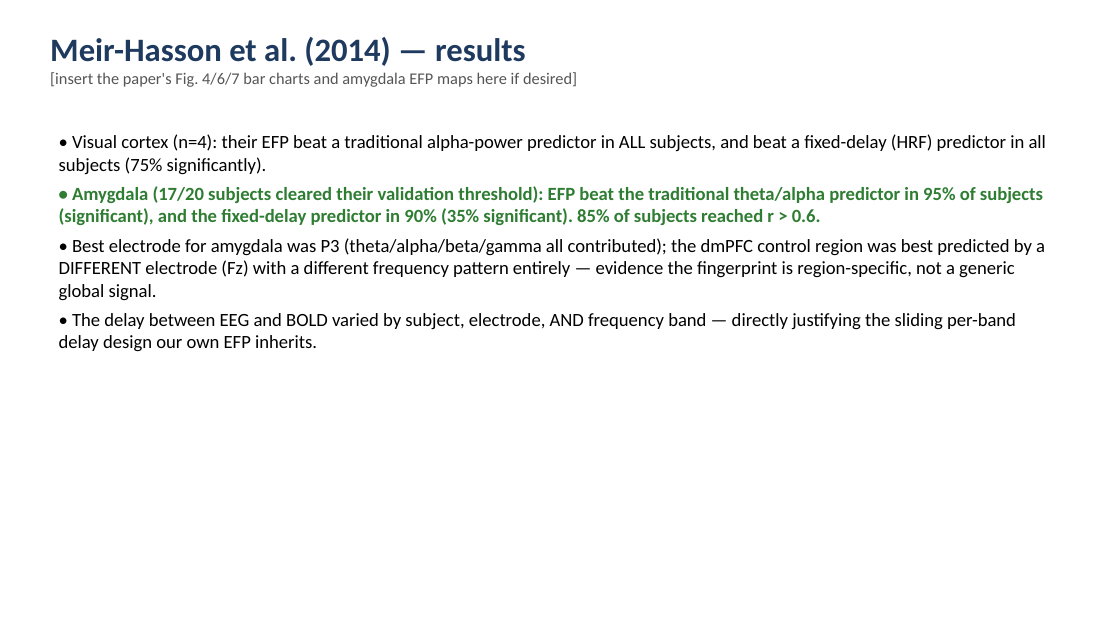
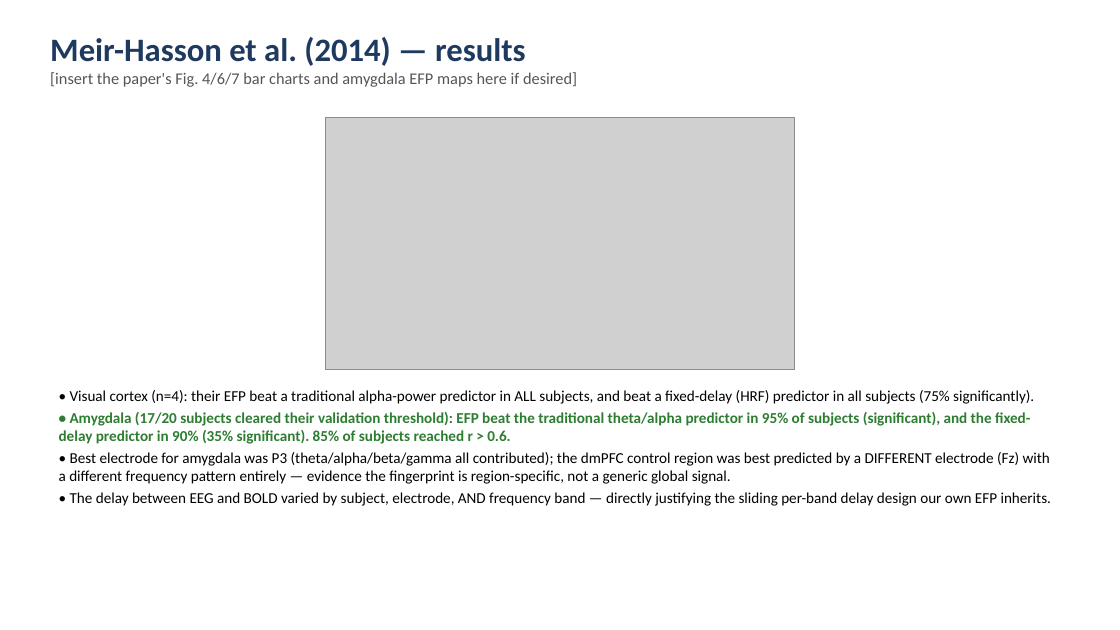
Before and after one commit to cccbauer/dmnelf, a slide deck: slide 10 of analysis/fingerprint/19_fingerprint/efp_meirhasson/Fingerprint_20260902.pptx. Drawn at 1120x630 pixels with LibreOffice and Linux fonts; fonts in the diff are those of the drawing; grey boxes stand for pictures. Boxes give left, top, right and bottom in pixels: in the first picture for what was removed or moved away, otherwise in the second. Text is boxed around its words. In the diff, an @@ line names an element or a change of style, - is before the commit and + after.

```diff
--- a/analysis/fingerprint/19_fingerprint/efp_meirhasson/Fingerprint_20260902.pptx
+++ b/analysis/fingerprint/19_fingerprint/efp_meirhasson/Fingerprint_20260902.pptx
@@ picture added at (325, 118, 794, 370) @@
@@ text "• Visual cortex (n=4): their ...": place and size @@
-text "• Visual cortex (n=4): their ..." at (59, 134, 1046, 352)
+text "• Visual cortex (n=4): their ..." at (59, 390, 1051, 506)
@@ text "• Visual cortex (n=4): their ..." at (59, 390, 1051, 506): size 16 to 13 pt; less space between paragraphs @@
```
Also in this commit, not shown: 3 other slides changed, 2 slides added, 16 other files.
